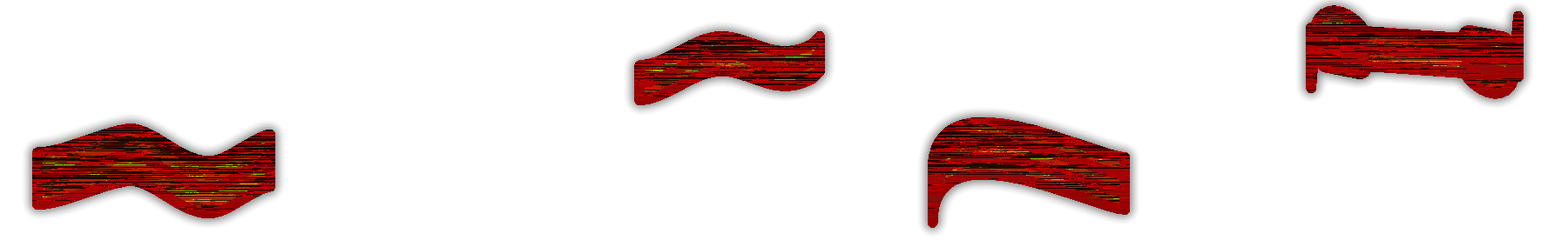
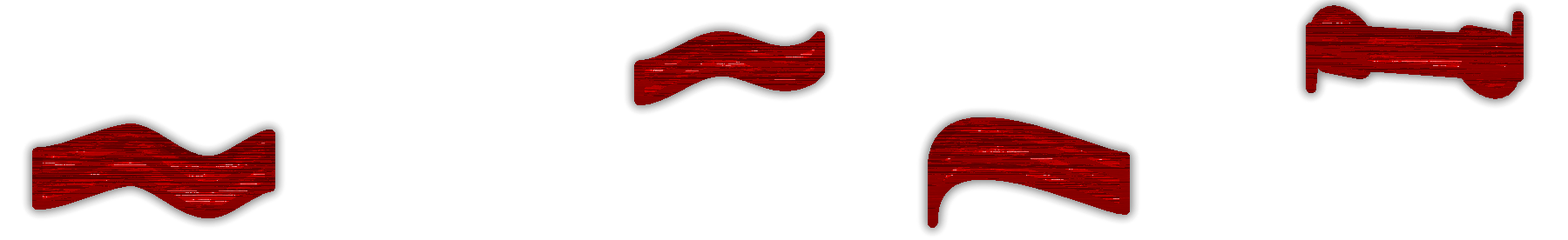
Layer changes from the first w=1568, h=240 image to the second:
added group "left" with 3 layers in group "Group 2" over [32, 5, 1524, 229]
moved "Scroll_Left_0.bmp" into group "left", painted on it over [32, 5, 1524, 229]
showed "Scroll_Left_1.bmp", moved it into group "left", painted on it over [32, 5, 1524, 229]
showed "Scroll_Left_2.bmp", moved it into group "left", painted on it over [32, 5, 1524, 229]
added group "right" with 3 layers in group "Group 2" over [32, 5, 1524, 229]
showed "Scroll_Right_0.bmp", moved it into group "right", painted on it over [32, 5, 1524, 229]
showed "Scroll_Right_1.bmp", moved it into group "right", painted on it over [32, 5, 1524, 229]
showed "Scroll_Right_2.bmp", moved it into group "right", painted on it over [32, 5, 1524, 229]
added group "clear" with 3 layers in group "Group 2" over [32, 5, 1524, 229]
showed "Scroll_Clear_0.bmp", moved it into group "clear", painted on it over [32, 5, 1524, 229]
showed "Scroll_Clear_1.bmp", moved it into group "clear", painted on it over [32, 5, 1524, 229]
showed "Scroll_Clear_2.bmp", moved it into group "clear", painted on it over [32, 5, 1524, 229]
